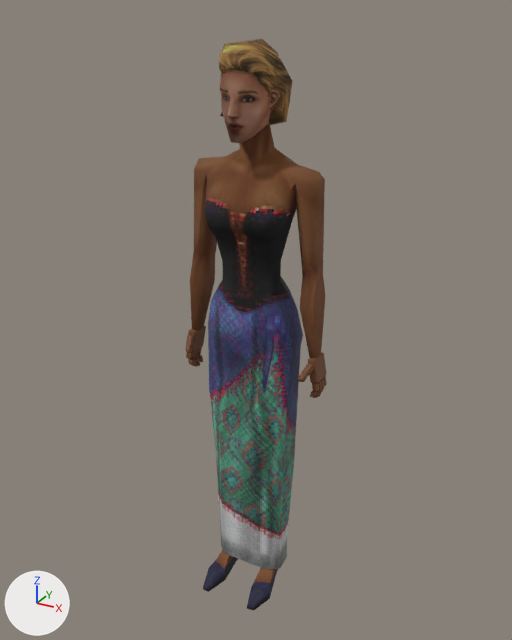
The glTF model assets/models/actors/npc_sari.glb as it was, and as the next commit left it.
Rendered twice from a 50 mm camera at (2.959, -1.722, 1.825) aimed at (1.996, 0.029, 0.949). Every picture has the same lights, and +X, +Y and +Z are marked at lower left. The older version comes first.

In view in the first picture: 'npc_sari_body', 'npc_sari_hair' and 2 more.
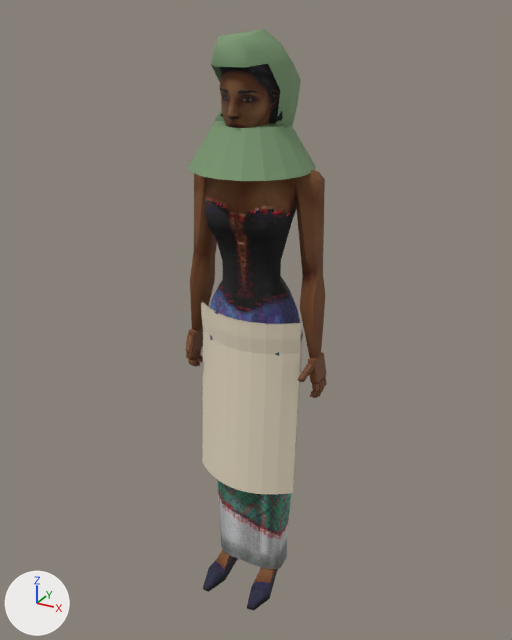
The newer file is also turned or shifted as a whole; pictures and numbers use the older file's frame.

Boxes (x1, y1, x2, y2) around the edits, measured in the pictures (512 x 640 px):
'celemek_warung', added (pale yellow): after (201, 301, 302, 494)
'npc_sari_hair', deleted: before (219, 39, 292, 143)
'Cone', added (green): after (188, 121, 316, 181)
'kerudung', added (green): after (211, 29, 301, 127)
'npc_sari_head', unchanged, uncovered by the edit: after (219, 64, 283, 128)

What the commit changed:
Material 'kerudung' (mat_kerudung) is new.
Its base color is (0.188, 0.305, 0.156) (green #78966e).
Its roughness is 0.75.
Material 'celemek_warung' (mat_celemek_warung) is new.
Its base color is (0.761, 0.672, 0.515) (pale yellow #e2d6be).
Its roughness is 0.75.
Mesh me_npc_sari_head_001 is new.
It has 37 vertices, 62 faces and spans x -0.114..0.108, y -0.12..0.131, z 1.504..1.776.
It uses material mat_kerudung (green #78966e).
Mesh me_cone is new.
It is an 18-sided cut cone along z (radius 0.178 at the low end, 0.103 at the high end) spanning x -0.178..0.172, y -0.173..0.182, z 1.422..1.542.
It uses material mat_kerudung (green #78966e).
Mesh me_celemek_warung is new.
It has 234 vertices, 384 faces and spans x -0.17..0.17, y -0.115..-0.008, z 0.413..0.993.
It uses material mat_celemek_warung (pale yellow #e2d6be).
Object 'npc_sari_hair' (ob_npc_sari_hair) is deleted.
Object 'kerudung' (ob_kerudung) is new; it shows me_npc_sari_head_001.
Its location is (2.0, 0.0, 0.0).
Object 'Cone' (ob_cone) is new; it shows me_cone.
Its location is (2.0, 0.0, 0.0).
Object 'celemek_warung' (ob_celemek_warung) is new; it shows me_celemek_warung.
Its location is (2.0, 0.0, 0.0).
